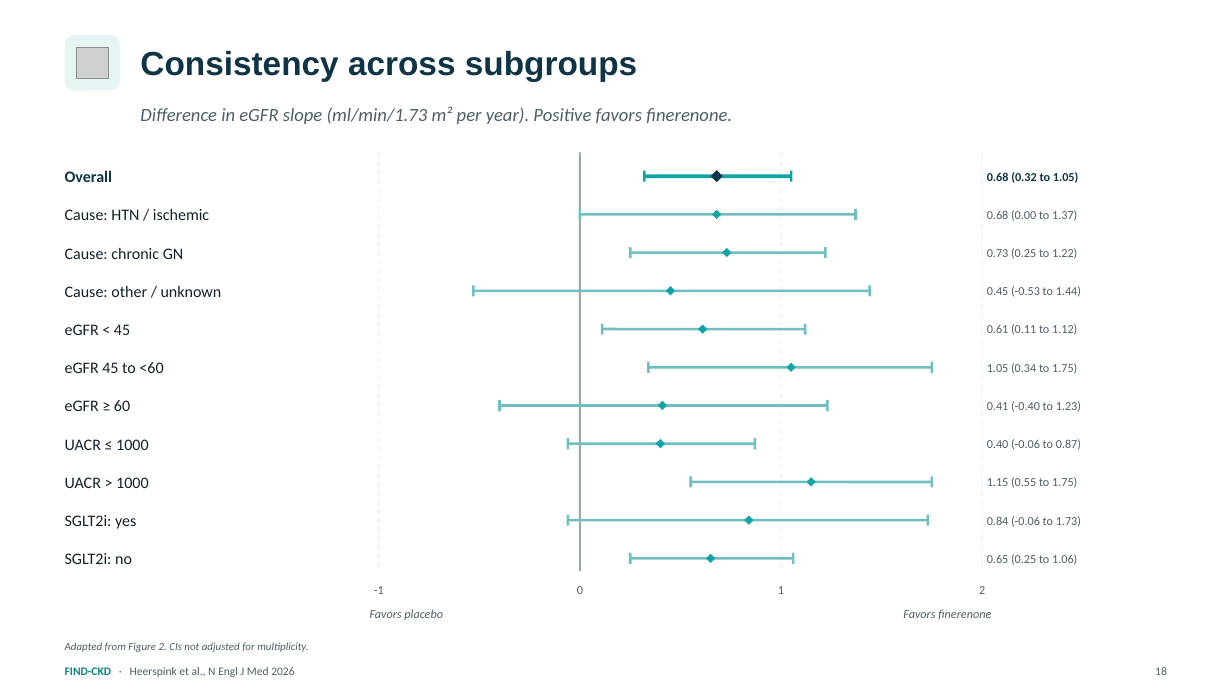
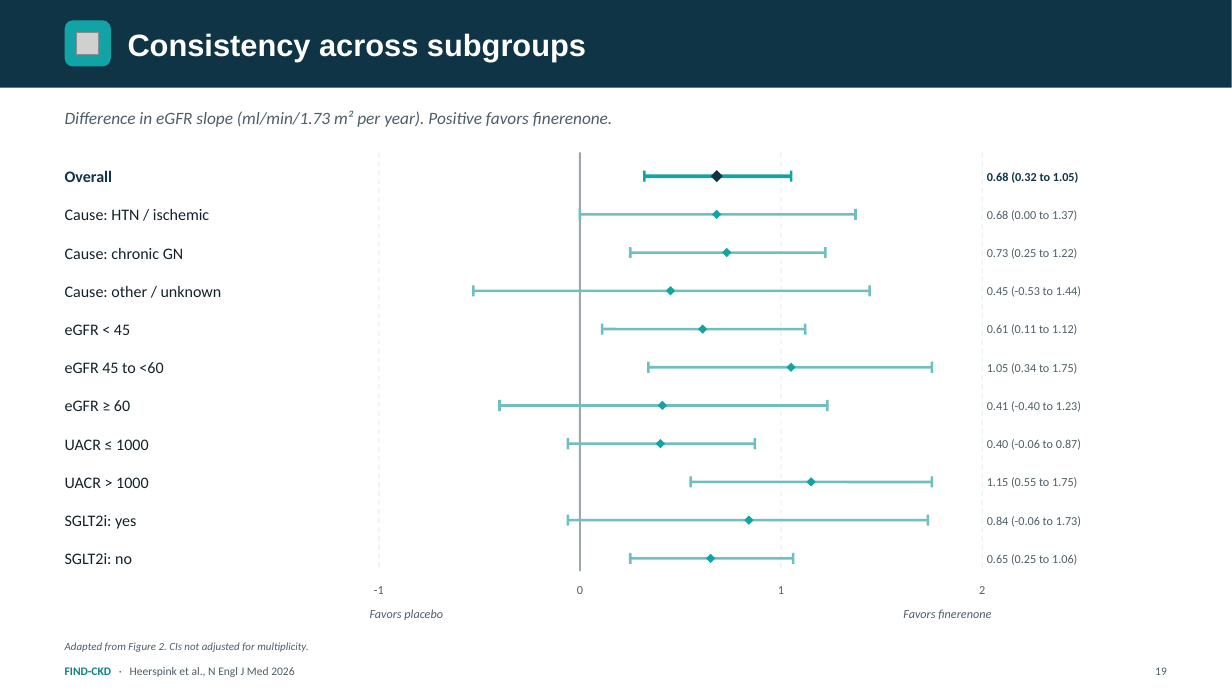
Before and after one commit to azbargarawan-sudo/clickwriting-landing, a slide deck: slide 19 of FIND-CKD.pptx (slide 18 before the commit). Drawn at 1232x693 pixels with LibreOffice and Linux fonts; fonts in the diff are those of the drawing; grey boxes stand for pictures. Boxes give left, top, right and bottom in pixels: in the first picture for what was removed or moved away, otherwise in the second. Text is boxed around its words. In the diff, an @@ line names an element or a change of style, - is before the commit and + after.

```diff
--- a/FIND-CKD.pptx
+++ b/FIND-CKD.pptx
@@ rectangle added at [0,0,1232,88], fill #0F3446 @@
@@ rounded rectangle: place and size @@
-rounded rectangle at [65,35,120,91]
+rounded rectangle at [65,20,111,67]
@@ rounded rectangle at [65,20,111,67]: fill #E7F4F4 to #12A3A6; proportions changed @@
@@ text "Consistency across subgroups": place and size @@
-text "Consistency across subgroups" at [140,50,637,81]
+text "Consistency across subgroups" at [128,33,586,61]
@@ text "Consistency across subgroups" at [128,33,586,61]: size 26 to 24 pt, text colour #0F3446 to #FFFFFF @@
@@ picture removed at [77,47,108,79] @@
@@ picture added at [77,32,99,55] @@
@@ text "Difference in eGFR slope (ml/min/1.73 ...": place and size @@
-text "Difference in eGFR slope (ml/min/1.73 ..." at [140,106,732,124]
+text "Difference in eGFR slope (ml/min/1.73 ..." at [65,110,613,127]
@@ text "Difference in eGFR slope (ml/min/1.73 ..." at [65,110,613,127]: size 14.5 to 13.5 pt @@
```
Also in this commit, not shown: 26 other slides changed, 1 slide added.
